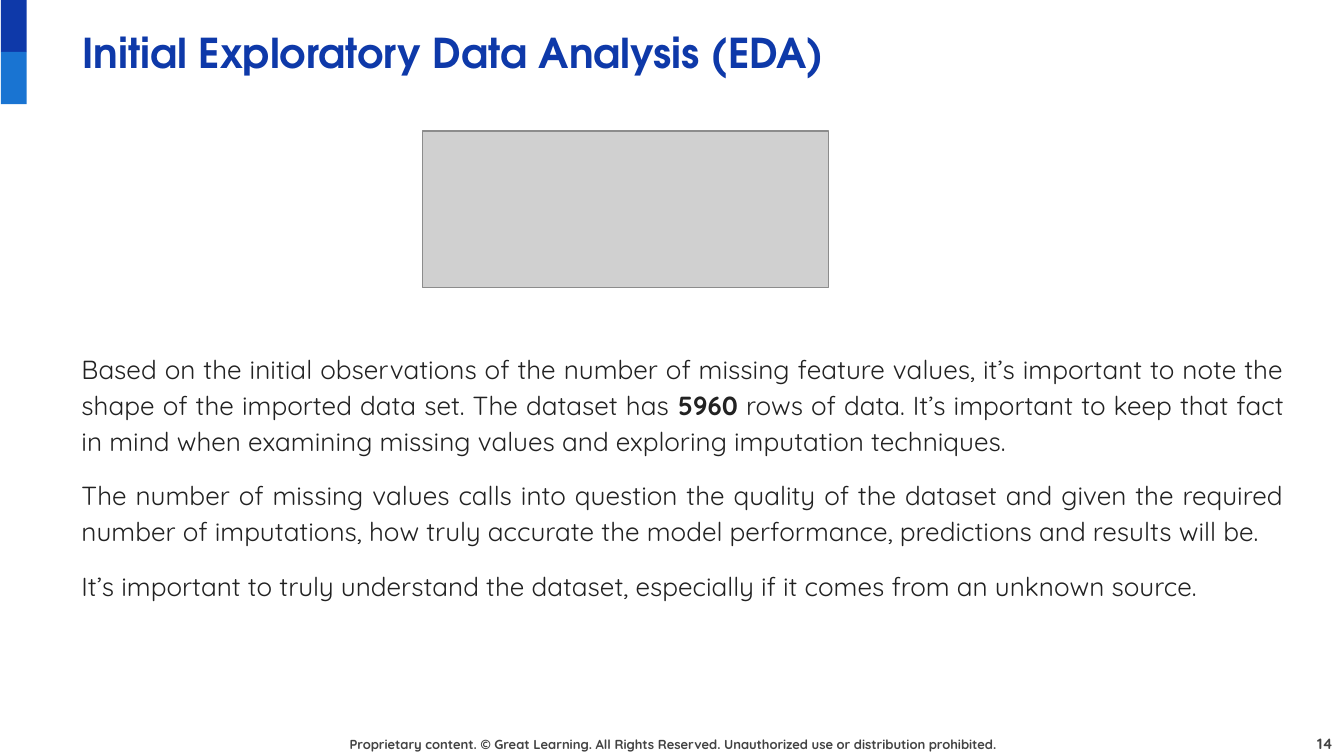
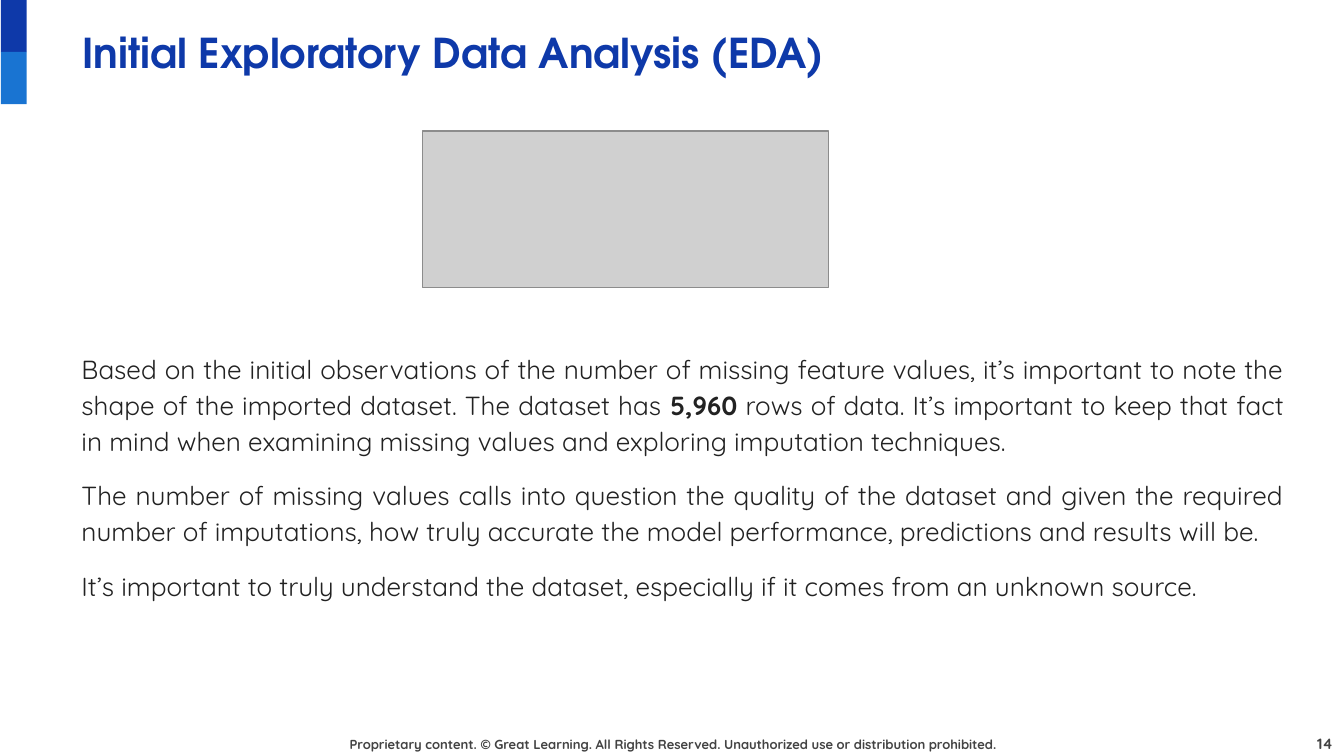
Before and after one commit to juanbucz/GreatLearning-TermProjects, a slide deck: slide 14 of Neural Networks - Loan Default/Loan Default Prediction Presentation - Business Interpretation - John Buczkowski.pptx. Drawn at 1344x756 pixels with LibreOffice and Linux fonts; fonts in the diff are those of the drawing; grey boxes stand for pictures; background and template pictures are left out. Boxes give left, top, right and bottom in pixels: in the first picture for what was removed or moved away, otherwise in the second. Text is boxed around its words. In the diff, an @@ line names an element or a change of style, - is before the commit and + after.

Commit message:
GL NN Loan Default Prediction Presentation - General cleanup - content, grammar, spelling                                            - Completed conclusion/summary sections

```diff
--- a/Neural Networks - Loan Default/Loan Default Prediction Presentation - Business Interpretation - John Buczkowski.pptx
+++ b/Neural Networks - Loan Default/Loan Default Prediction Presentation - Business Interpretation - John Buczkowski.pptx
@@ text at <box>81,359,1283,457</box>: text changed @@
-Based on the initial observations of the number of missing feature values, it’s important to note the shape of the imported data set. The dataset has 5960 rows of data. It’s important to keep that fact in mind when examining missing values and exploring imputation techniques.
+Based on the initial observations of the number of missing feature values, it’s important to note the shape of the imported dataset. The dataset has 5,960 rows of data. It’s important to keep that fact in mind when examining missing values and exploring imputation techniques.
```
Also in this commit, not shown: 31 other slides changed, 1 slide added, 2 slides removed, 1 other file.
